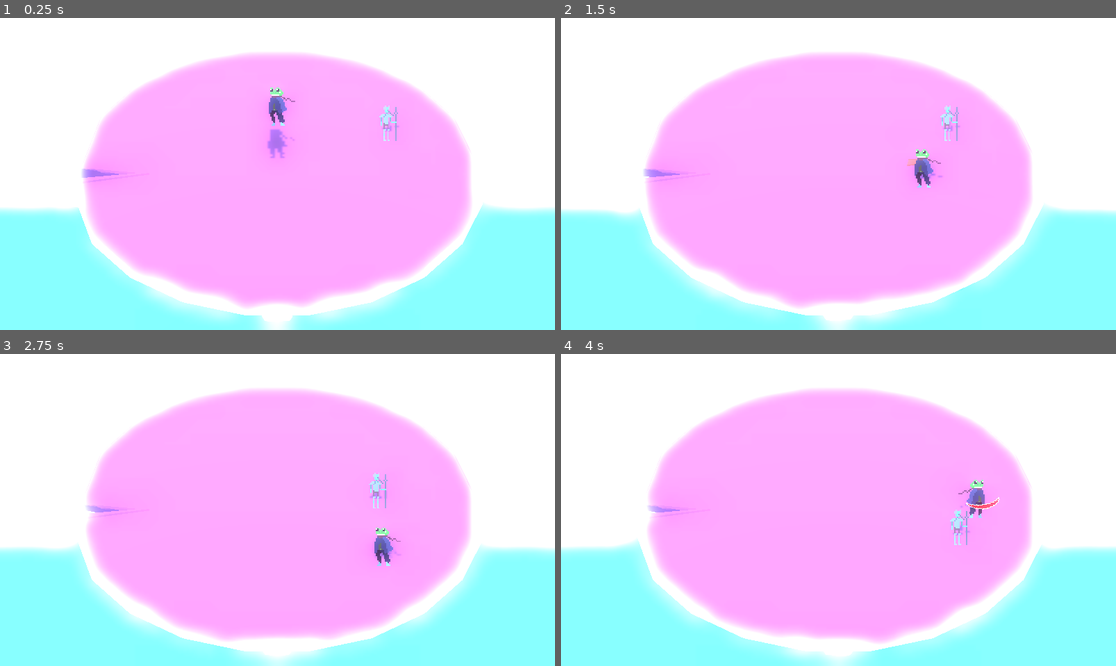
Above: before the commit, frames 1-4 (two rows, left to right).
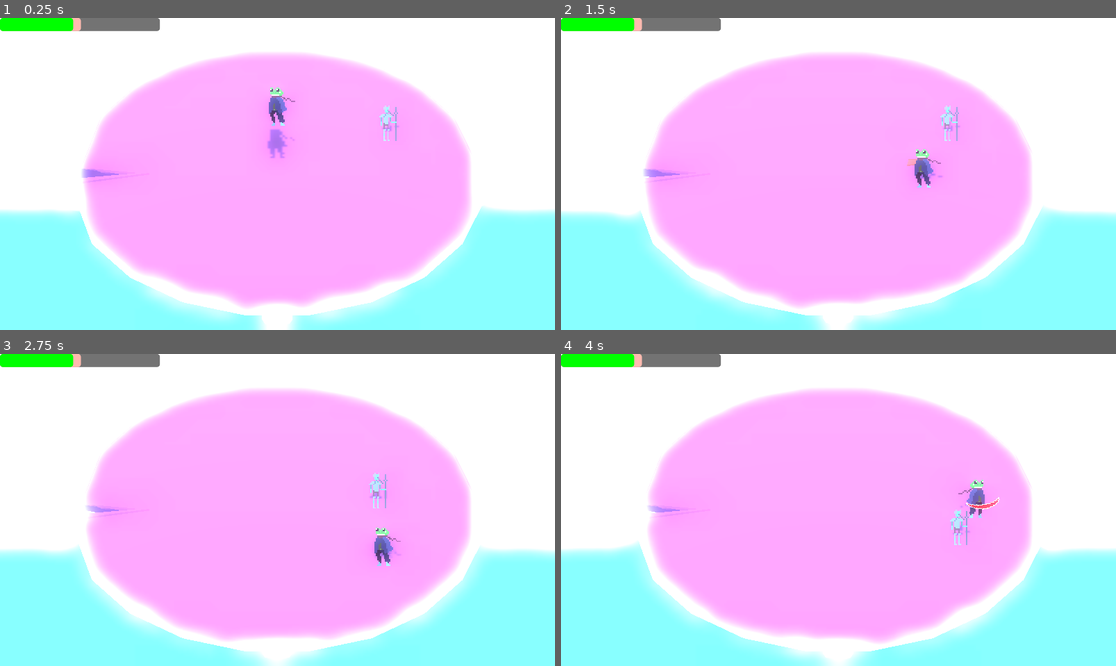
Above: after the commit, the same moments.

Repository: Brainthread/FrogGame
Game: Godot game, scene res://scenes/test.tscn
The game is run twice, just before and just after one commit, with the same random seed, the same clock (stepped at 60 frames per second) and the same inputs. The engine's default icon, where the game draws it, is replaced by a stand-in: a white triangle on a blue panel in a dark square.
Inputs (mouse positions are in pixels of both pictures, inside the frame that each line leads up to):
- Up to frame 1 (0.25 s): no input
- Up to frame 2 (1.5 s): move the mouse to (960, 158) at 0.52 s; hold D (right) 0.53-1.28 s; click (960, 158) at 0.6 s; tap Space (jump) at 0.77 s; move the mouse to (727, 189) at 1.27 s; hold S (down) from 1.28 s (still down); right-click (727, 189) at 1.35 s
- Up to frame 3 (2.75 s): tap Space (jump) at 1.52 s; move the mouse to (333, 441) at 2.02 s; release S (down) at 2.03 s; hold D (right) from 2.03 s (still down); click (333, 441) at 2.1 s
- Up to frame 4 (4 s): move the mouse to (810, 572) at 2.77 s; release D (right) at 2.78 s; hold Up (up) 2.78-3.53 s; right-click (810, 572) at 2.85 s; tap Space (jump) at 3.02, 3.77 s; move the mouse to (1005, 556) at 3.52 s; hold A (left) from 3.53 s (still down); click (1005, 556) at 3.6 s

The runs differ from the first frame. In frame 1, 1.6% of the frame differs, in the area x 0-100%, y 0-100%; in frame 2, 1.7%; in frame 3, 1.7%; in frame 4, 1.7%.

Commit message:
Add Healthbar

Diff:
--- a/materials/water.tres
+++ b/materials/water.tres
@@ -21,5 +21,5 @@
 shader_parameter/noise_scale = 10.0
 shader_parameter/height_scale = 0.4
 shader_parameter/time_scale = 1.0
-shader_parameter/edge_scale = 0.1
+shader_parameter/edge_scale = 0.29
 shader_parameter/edge_color = Color(1, 1, 1, 1)
--- a/scenes/test.tscn
+++ b/scenes/test.tscn
@@ -62,6 +62,44 @@
 [sub_resource type="BoxShape3D" id="BoxShape3D_gsk6d"]
 size = Vector3(0.34866333, 1, 0.67760944)
 
+[sub_resource type="StyleBoxFlat" id="StyleBoxFlat_75pfo"]
+content_margin_left = 2.0
+content_margin_top = 2.0
+content_margin_right = 2.0
+content_margin_bottom = 2.0
+bg_color = Color(0.09921973, 0.09921973, 0.09921973, 0.60784316)
+corner_radius_top_left = 6
+corner_radius_top_right = 6
+corner_radius_bottom_right = 6
+corner_radius_bottom_left = 6
+corner_detail = 6
+
+[sub_resource type="StyleBoxFlat" id="StyleBoxFlat_gv2t6"]
+content_margin_left = 2.0
+content_margin_top = 2.0
+content_margin_right = 2.0
+content_margin_bottom = 2.0
+bg_color = Color(0.9999731, 0.72762823, 0.6849262, 1)
+corner_radius_top_left = 6
+corner_radius_top_right = 6
+corner_radius_bottom_right = 6
+corner_radius_bottom_left = 6
+corner_detail = 6
+
+[sub_resource type="StyleBoxEmpty" id="StyleBoxEmpty_1xwo4"]
+
+[sub_resource type="StyleBoxFlat" id="StyleBoxFlat_5civd"]
+content_margin_left = 2.0
+content_margin_top = 2.0
+content_margin_right = 2.0
+content_margin_bottom = 2.0
+bg_color = Color(0, 1, 0, 1)
+corner_radius_top_left = 6
+corner_radius_top_right = 6
+corner_radius_bottom_right = 6
+corner_radius_bottom_left = 6
+corner_detail = 6
+
 [sub_resource type="Environment" id="Environment_g14j6"]
 ambient_light_color = Color(0.30311, 0.608761, 0.511145, 1)
 glow_enabled = true
@@ -183,6 +221,13 @@
 script = ExtResource("6_ghpyy")
 grounded_state = NodePath("../Grounded")
 
+[node name="DamageConsequenceManager" type="Node3D" parent="FrogCharacter/Systems" node_paths=PackedStringArray("health_manager", "hurtbox", "death_manager")]
+script = ExtResource("12_7mbro")
+health_manager = NodePath("../HealthManager")
+hurtbox = NodePath("../HitAndHurt/Hurtbox/Hurtbox")
+death_manager = NodePath("../DeathManager")
+metadata/_custom_type_script = "uid://b03jolxit32hw"
+
 [node name="DeathManager" type="Node3D" parent="FrogCharacter/Systems"]
 script = ExtResource("10_4k8fq")
 
@@ -444,6 +489,23 @@
 fov = 44.9
 size = 11.849
 far = 30.64
+
+[node name="DamageBar" type="ProgressBar" parent="Camera3D"]
+offset_right = 332.0
+offset_bottom = 27.0
+theme_override_styles/background = SubResource("StyleBoxFlat_75pfo")
+theme_override_styles/fill = SubResource("StyleBoxFlat_gv2t6")
+value = 50.0
+show_percentage = false
+
+[node name="HealthBar" type="ProgressBar" parent="Camera3D/DamageBar"]
+layout_mode = 0
+offset_right = 332.0
+offset_bottom = 27.0
+theme_override_styles/background = SubResource("StyleBoxEmpty_1xwo4")
+theme_override_styles/fill = SubResource("StyleBoxFlat_5civd")
+value = 45.0
+show_percentage = false
 
 [node name="DirectionalLight3D" type="DirectionalLight3D" parent="."]
 transform = Transform3D(1, 0, 0, 0, 0.5562957, 0.8309845, 0, -0.8309846, 0.55629563, 14, 7, 0)
--- a/scripts/damage_manager.gd
+++ b/scripts/damage_manager.gd
@@ -1,4 +1,5 @@
 extends Node3D
+class_name DamageConsequenceManager
 
 @export var health_manager:HealthManager
 @export var hurtbox:Hurtbox
--- a/scripts/player_death_manager.gd
+++ b/scripts/player_death_manager.gd
@@ -1,4 +1,6 @@
 extends DeathManager
+
+signal died
 
 func die():
 	print(get_parent().get_parent().name, " died. ")
Not shown: 1 places in scenes/test.tscn that only renumber resources
